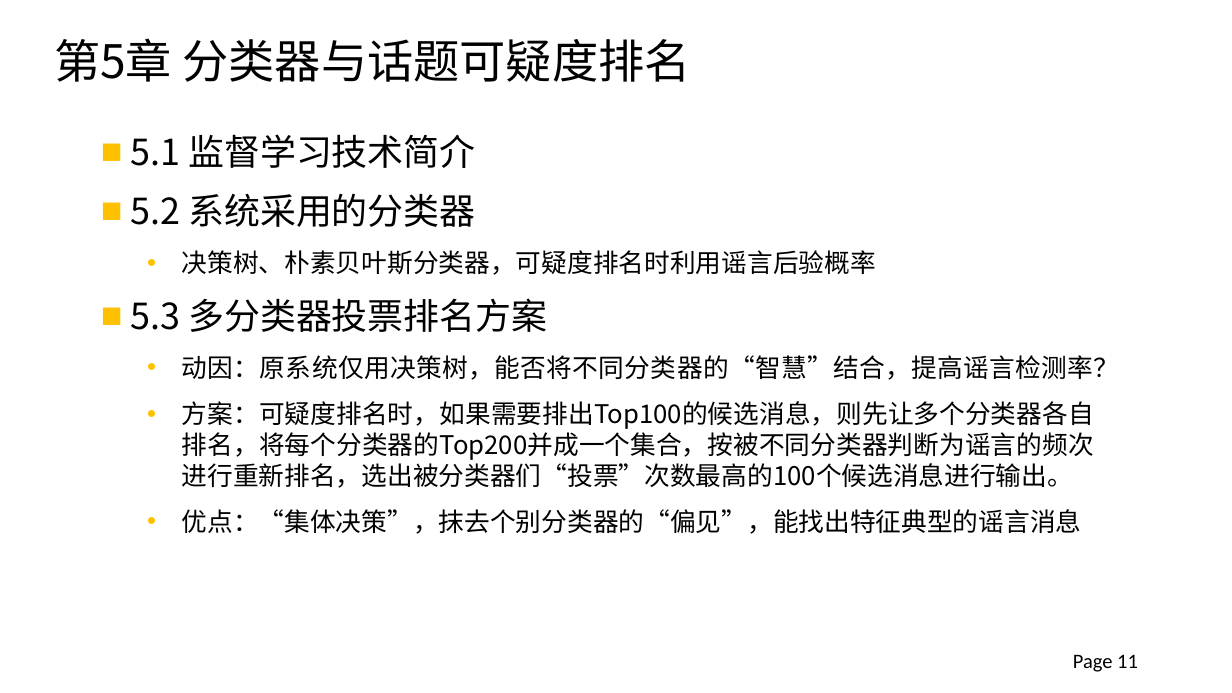
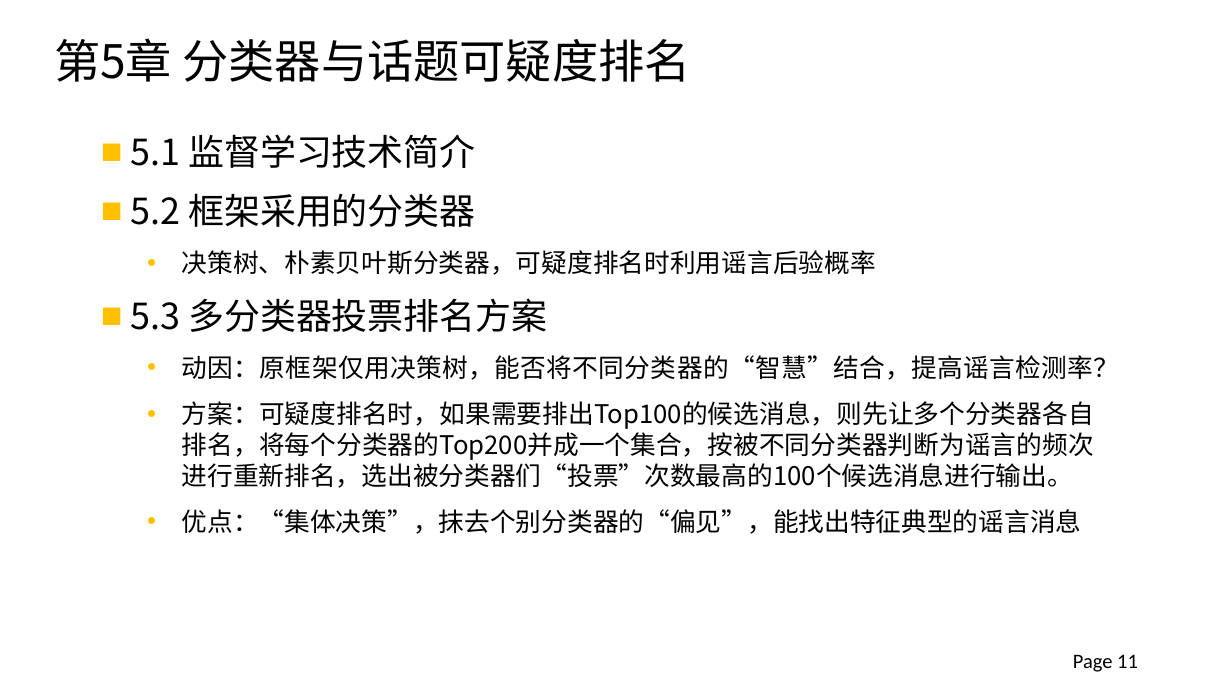
Before and after one commit to xinke0802/DataProcess, a slide deck: slide 11 of 2012013297_钟仰新_毕设论文答辩.pptx. Drawn at 1232x693 pixels with LibreOffice and Linux fonts; fonts in the diff are those of the drawing; background and template pictures are left out. Boxes give left, top, right and bottom in pixels: in the first picture for what was removed or moved away, otherwise in the second. Text is boxed around its words. In the diff, an @@ line names an element or a change of style, - is before the commit and + after.

```diff
--- a/2012013297_钟仰新_毕设论文答辩.pptx
+++ b/2012013297_钟仰新_毕设论文答辩.pptx
@@ text at <box>131,193,475,227</box>: text changed @@
-■ 5.2 系统采用的分类器
+■ 5.2 框架采用的分类器
@@ text at <box>182,355,1120,380</box>: text changed @@
-  • 动因：原系统仅用决策树，能否将不同分类器的“智慧”结合，提高谣言检测率？
+  • 动因：原框架仅用决策树，能否将不同分类器的“智慧”结合，提高谣言检测率？
```
Also in this commit, not shown: 11 other slides changed, 1 other file.
